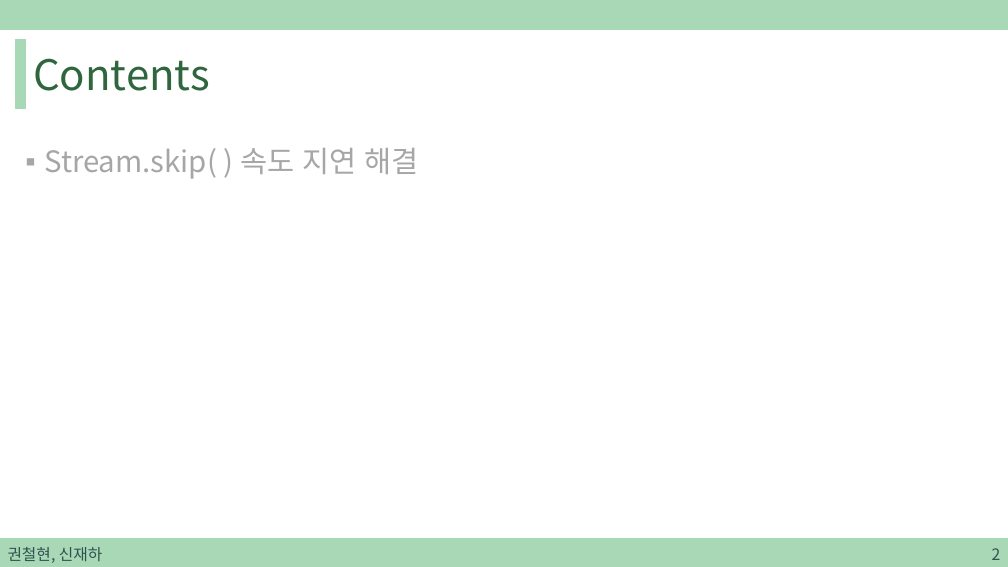
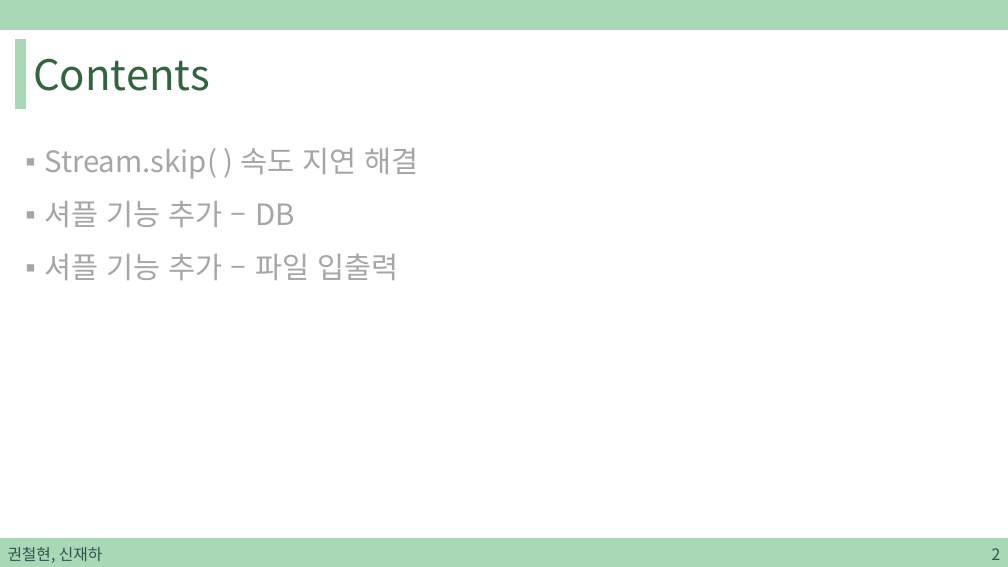
Before and after one commit to sjh4287/capston, a slide deck: slide 2 of 2022.02.18/권철현,신재하.pptx. Drawn at 1008x567 pixels with LibreOffice and Linux fonts; fonts in the diff are those of the drawing. Boxes give left, top, right and bottom in pixels: in the first picture for what was removed or moved away, otherwise in the second. Text is boxed around its words. In the diff, an @@ line names an element or a change of style, - is before the commit and + after.

```diff
--- a/2022.02.18/권철현,신재하.pptx
+++ b/2022.02.18/권철현,신재하.pptx
@@ text at [44, 201, 398, 280]: paragraphs added @@
+▪ 셔플 기능 추가 – DB
+▪ 셔플 기능 추가 – 파일 입출력
```
Also in this commit, not shown: 2 other slides changed, 5 slides added.
